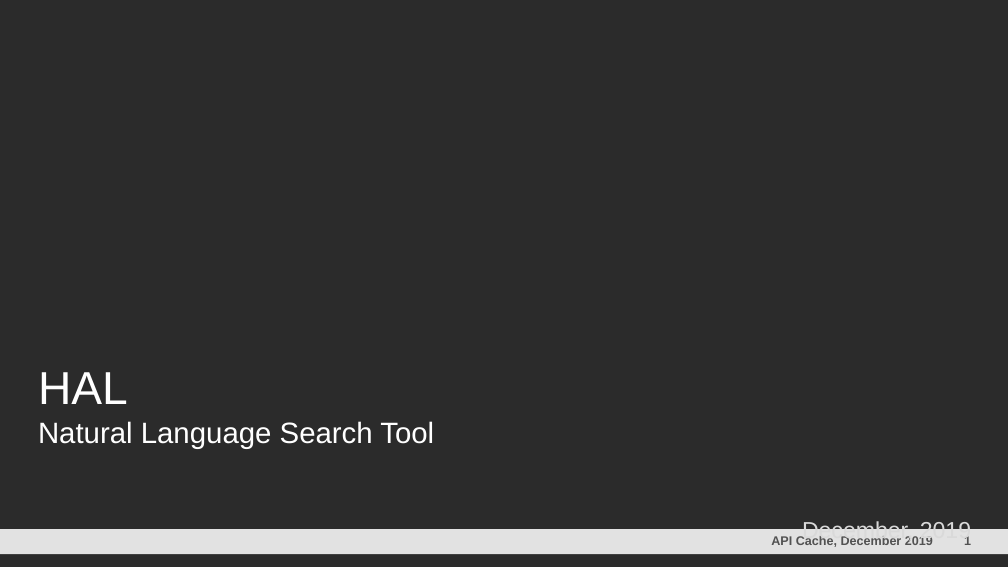
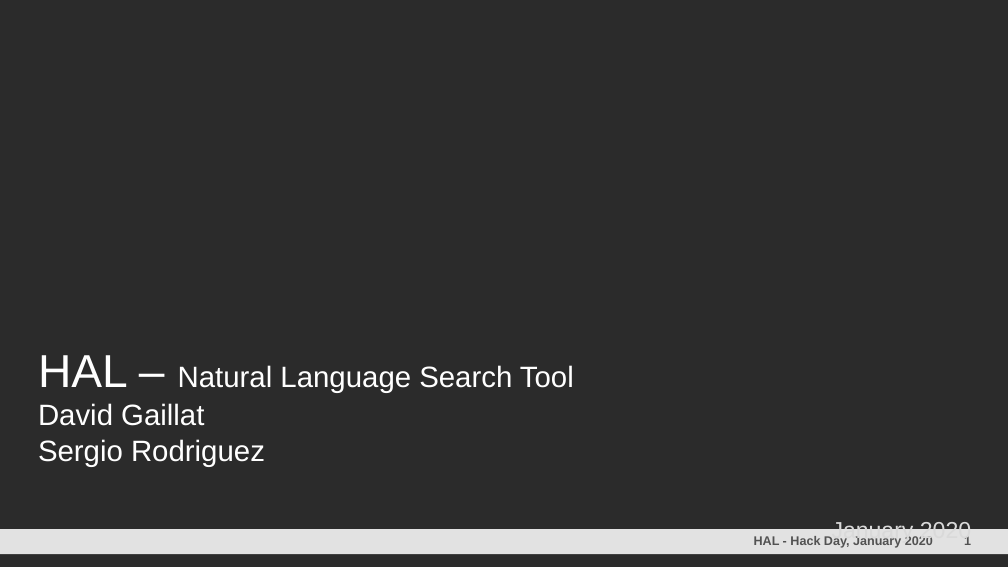
Before and after one commit to davidgaillat/HAL, a slide deck: slide 1 of HAL.pptm. Drawn at 1008x567 pixels with LibreOffice and Linux fonts; fonts in the diff are those of the drawing; background and template pictures are left out; a plain dark background stands for a picture behind light text. Boxes give left, top, right and bottom in pixels: in the first picture for what was removed or moved away, otherwise in the second. Text is boxed around its words. In the diff, an @@ line names an element or a change of style, - is before the commit and + after.

```diff
--- a/HAL.pptm
+++ b/HAL.pptm
@@ text at box(38, 355, 574, 467): text changed @@
-HAL
-Natural Language Search Tool
+HAL – Natural Language Search Tool
+David Gaillat
+Sergio Rodriguez
@@ text at box(754, 536, 933, 548): text changed @@
-API Cache, December 2019
+HAL - Hack Day, January 2020
@@ text at box(832, 519, 971, 543): text changed @@
-December, 2019
+January 2020
```
Also in this commit, not shown: 2 other slides changed, 5 slides added, 13 slides removed.
